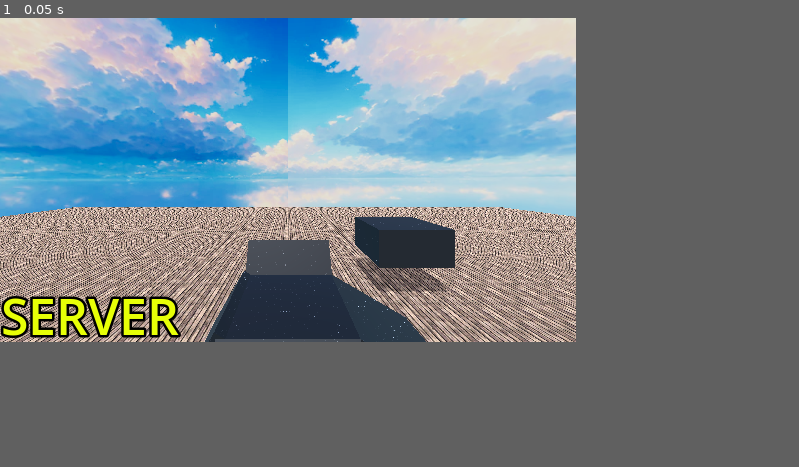
Above: before the commit, frame 1.
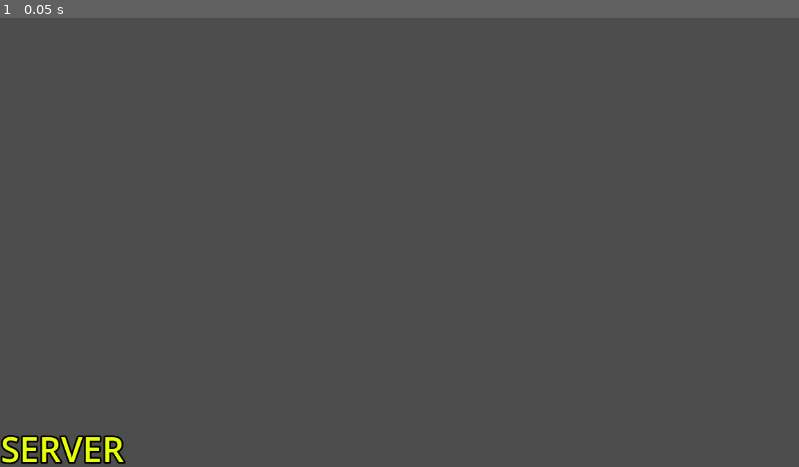
Above: after the commit, the same moment.

Repository: PL3B3/meatshot_mayhem
Game: Godot game, scene res://game/server.tscn
Same seed, same stepped clock (60 frames per second), same inputs: the game is played once before the commit and once after it. This scene is started directly instead of the project's main scene.
Inputs:
- Up to frame 1 (0.05 s): no input
In our replay, the window is 576x324 before the commit and 799x449 after it. These sizes can differ from the game's own. Grey fills any space a smaller window leaves; there, only what the larger window draws over its background counts as a difference.

The runs differ from the first frame. In frame 1, 51% of the frame differs, in the area x 0-73%, y 0-100%.
Error after the commit: Parse Error: Cannot access non-static function "trigger_ability_for_remote_character" from the static function "__perform_character_abilities()". (res://game/s…

Commit message:
2: Extract top-level ability logic to method
Both the client and server have the code for running ability logic right
in the middle of all the other stuff (physics, display, etc.). We want
to eventually move all this logic into their own methods. Let's
start with the abilities, since there is a good amount of logic to
basically "ETL" the data into a form we can pass to the ability
component. This ETL stuff is irrelevant to other logic

Diff:
--- a/game/client.gd
+++ b/game/client.gd
@@ -121,24 +121,8 @@
 			own_character_components.movement_body(),
 			client_state_timeline_.get_current_tick()))
 
-	for remote_character_entity_id: int in pending_remote_character_triggers_:
-		if remote_character_entity_id in latest_remote_character_state_per_entity_id:
-			var remote_character_state: CharacterTransformState = (
-				latest_remote_character_state_per_entity_id[remote_character_entity_id])
-			var remote_character_components: CharacterComponents = entity_spawner_.get_or_spawn_character(
-				remote_character_entity_id, CONSTANTS.NetworkEntityMode.OTHER_CLIENT)
-			var remote_character_camera_rotation_in_euler_angles := Vector3(
-				deg_to_rad(remote_character_state.pitch()), deg_to_rad(remote_character_state.yaw()), 0)
-			var remote_character_camera_transform := Transform3D(
-				Basis.from_euler(remote_character_camera_rotation_in_euler_angles),
-				remote_character_state.position() + Vector3(0, 0.75, 0))
-			remote_character_components.ability_action().perform_ability(
-				remote_character_camera_transform,
-				__extract_positions_for_characters_except_remote_character(
-					own_character_physics_state.position(),
-					latest_remote_character_state_per_entity_id,
-					remote_character_entity_id))
-	pending_remote_character_triggers_.clear()
+	__perform_remote_character_abilities(
+		own_character_physics_state.position(), latest_remote_character_state_per_entity_id)
 
 	__display_own_character(own_character_transform_state, own_character_components.first_person_display())
 	__display_remote_characters(remote_character_resources)
@@ -167,6 +151,28 @@
 		tick_for_state_computed_using_latest_input,
 		ClientInput.new(latest_input, ability_trigger_result.is_triggered))
 	network_messenger_.send_message_to_server(input_message_to_export.to_dict())
+
+func __perform_remote_character_abilities(
+		own_character_position: Vector3,
+		latest_remote_character_state_per_entity_id: Dictionary) -> void:
+	for remote_character_entity_id: int in pending_remote_character_triggers_:
+		if remote_character_entity_id in latest_remote_character_state_per_entity_id:
+			var remote_character_state: CharacterTransformState = (
+				latest_remote_character_state_per_entity_id[remote_character_entity_id])
+			var remote_character_components: CharacterComponents = entity_spawner_.get_or_spawn_character(
+				remote_character_entity_id, CONSTANTS.NetworkEntityMode.OTHER_CLIENT)
+			var remote_character_camera_rotation_in_euler_angles := Vector3(
+				deg_to_rad(remote_character_state.pitch()), deg_to_rad(remote_character_state.yaw()), 0)
+			var remote_character_camera_transform := Transform3D(
+				Basis.from_euler(remote_character_camera_rotation_in_euler_angles),
+				remote_character_state.position() + Vector3(0, 0.75, 0))
+			remote_character_components.ability_action().perform_ability(
+				remote_character_camera_transform,
+				__extract_positions_for_characters_except_remote_character(
+					own_character_position,
+					latest_remote_character_state_per_entity_id,
+					remote_character_entity_id))
+	pending_remote_character_triggers_.clear()
 
 func __extract_positions_for_characters_except_remote_character(
 		own_character_position: Vector3,
--- a/game/server.gd
+++ b/game/server.gd
@@ -77,14 +77,6 @@
 		var character_transform_state := CharacterTransformState.new(
 			next_physics_state.position(), latest_input_state.pitch(), latest_input_state.yaw())
 		character_components.first_person_display().display_character_transform(character_transform_state)
-		var character_camera_transform: Transform3D = (
-			character_components.first_person_display().compute_camera_transform(character_transform_state))
-		if character_resource.input.is_triggered():
-			var other_character_positions_during_current_tick := (
-				__extract_positions_for_other_characters(world_state_, character_entity_id))
-			character_components.ability_action().perform_ability(
-				character_camera_transform, other_character_positions_during_current_tick)
-			trigger_ability_for_remote_character.rpc(character_entity_id)
 		character_components.third_person_display().display_character_transform(character_transform_state)
 
 		next_world_state[character_entity_id] = next_physics_state
@@ -93,6 +85,8 @@
 			next_physics_state,
 			character_transform_state,
 			character_entity_id)
+
+	__perform_character_abilities(world_state_, character_resource_per_client_id)
 
 	world_state_ = next_world_state
 	entity_spawner_.despawn_entities_not_in_server_snapshot(next_world_state)
@@ -119,6 +113,25 @@
 		messenger.send_message_to_client(client_id, state_snapshot_for_client.to_dict())
 	return state_snapshots_for_clients
 
+static func __perform_character_abilities(world_state: Dictionary, character_resource_per_client_id: Dictionary) -> void:
+	for client_id: int in character_resource_per_client_id:
+		var character_resource: ServerCharacterResource = character_resource_per_client_id[client_id]
+		if character_resource.input.is_triggered():
+			var character_entity_id := character_resource.character_entity_id
+			var character_components := character_resource.character_components
+			var latest_input_state := character_resource.input.input_state()
+			var character_transform_state := CharacterTransformState.new(
+				character_resource.current_physics_state.position(),
+				latest_input_state.pitch(),
+				latest_input_state.yaw())
+			var character_camera_transform: Transform3D = (
+				character_components.first_person_display().compute_camera_transform(character_transform_state))
+			var other_character_positions_during_current_tick := (
+				__extract_positions_for_other_characters(world_state, character_entity_id))
+			character_components.ability_action().perform_ability(
+				character_camera_transform, other_character_positions_during_current_tick)
+			trigger_ability_for_remote_character.rpc(character_entity_id)
+
 static func __extract_states_for_remote_characters(
 	data_to_export_per_client: Dictionary,
 	own_client_id: int) -> Dictionary:
@@ -130,7 +143,9 @@
 			states_for_remote_characters[remote_character_entity_id] = client_snapshot_data.transform_state
 	return states_for_remote_characters
 
-func __extract_positions_for_other_characters(world_state: Dictionary, own_character_entity_id: int) -> Array[Vector3]:
+static func __extract_positions_for_other_characters(
+		world_state: Dictionary,
+		own_character_entity_id: int) -> Array[Vector3]:
 	var other_character_positions: Array[Vector3] = []
 	for character_entity_id: int in world_state:
 		if character_entity_id != own_character_entity_id:
